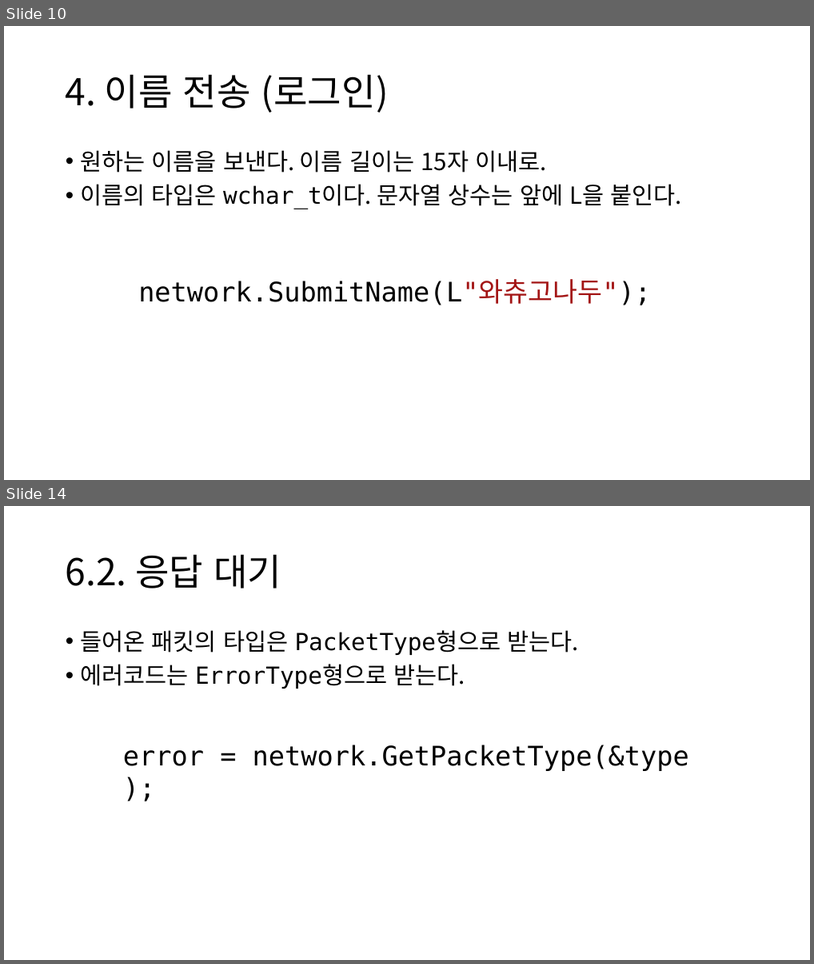
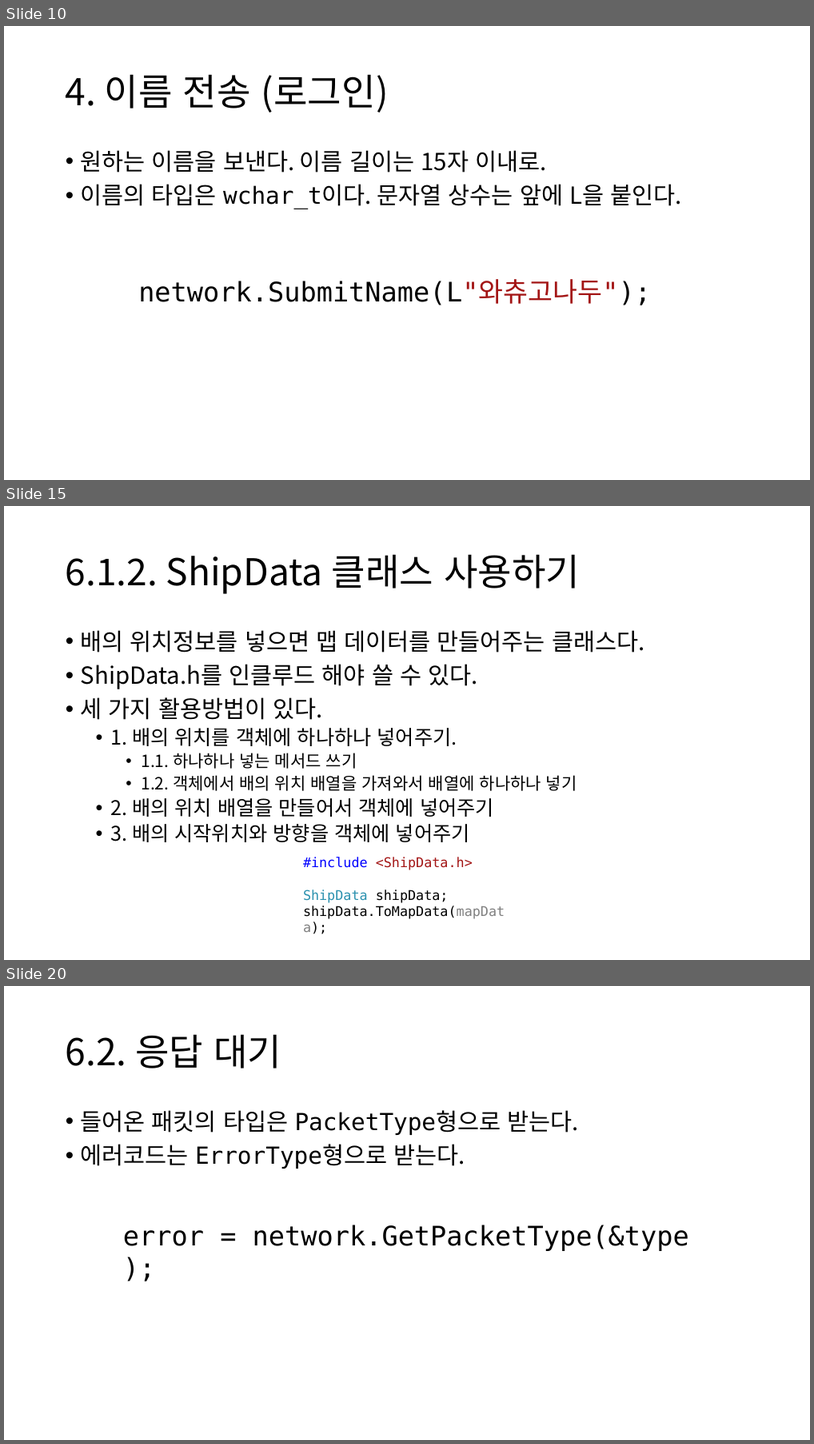
Before and after one commit to namse/BGNL, a slide deck: BGNL사용법설명.pptx. Shown one above the other, each under a label of ours: slides 10 and 14 before the commit, slides 10, 15 and 20 after it; the slides between them are not shown. The pictures are 814x964 and 814x1444 pixels, drawn with LibreOffice and Linux fonts; fonts in the diff are those of the drawing. Boxes give left, top, right and bottom in pixels: in the first picture for what was removed or moved away, otherwise in the second. Text is boxed around its words. In the diff, an @@ line names an element or a change of style, - is before the commit and + after.

```diff
--- a/BGNL사용법설명.pptx
+++ b/BGNL사용법설명.pptx
@@ slide 15 added at [4, 506, 810, 960], background #FFFFFF @@
@@ title added at [66, 554, 580, 594], 44 pt, text #000000 @@
+6.1.2. ShipData 클래스 사용하기
@@ text added at [81, 630, 645, 842], 28 pt, text #000000 @@
+• 배의 위치정보를 넣으면 맵 데이터를 만들어주는 클래스다.
+• ShipData.h를 인클루드 해야 쓸 수 있다.
+• 세 가지 활용방법이 있다.
+  • 1. 배의 위치를 객체에 하나하나 넣어주기.
+    • 1.1. 하나하나 넣는 메서드 쓰기
+    • 1.2. 객체에서 배의 위치 배열을 가져와서 배열에 하나하나 넣기
+  • 2. 배의 위치 배열을 만들어서 객체에 넣어주기
+  • 3. 배의 시작위치와 방향을 객체에 넣어주기
@@ text added at [303, 856, 505, 919], 16 pt, text #000000 @@
+#include <ShipData.h>
+ShipData shipData;
+shipData.ToMapData(mapData);
@@ what was slide 14 is now slide 20 @@
```
Also in this commit, not shown: 6 slides changed, 7 other slides added, 2 slides removed, 5 other files.
